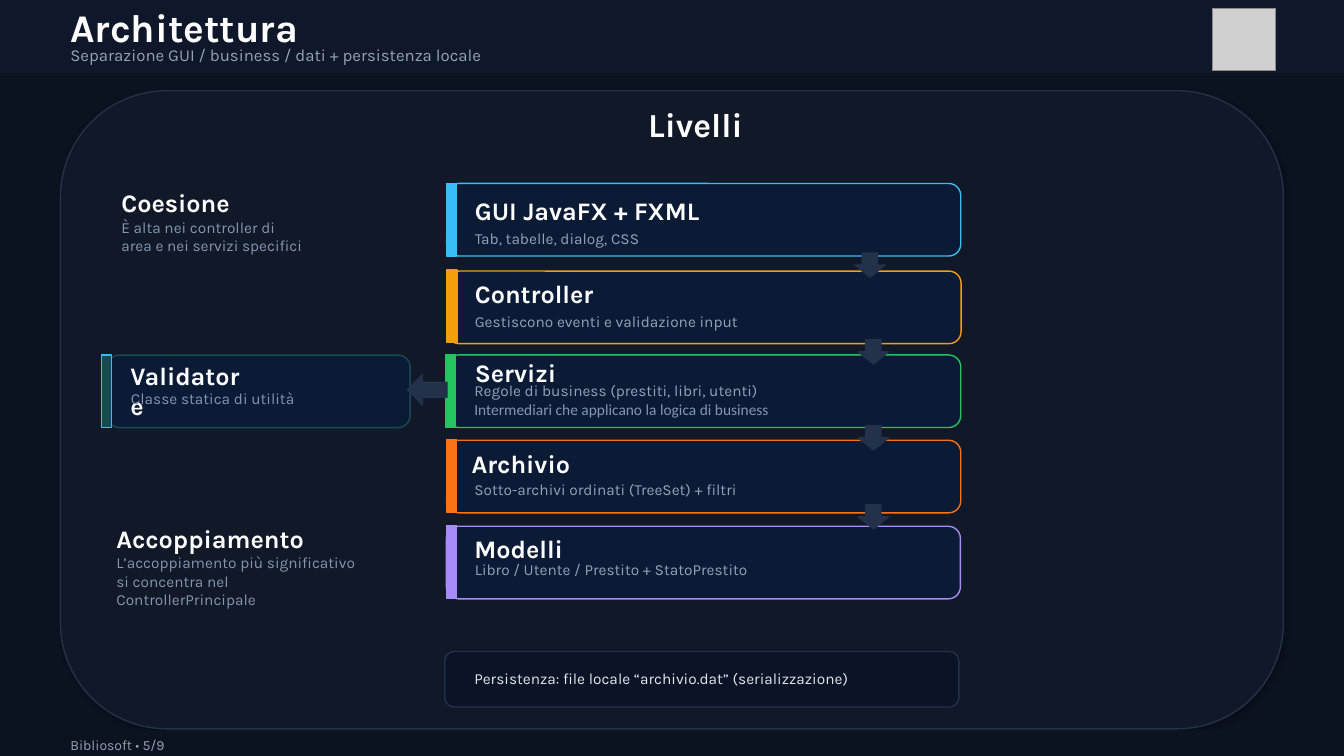
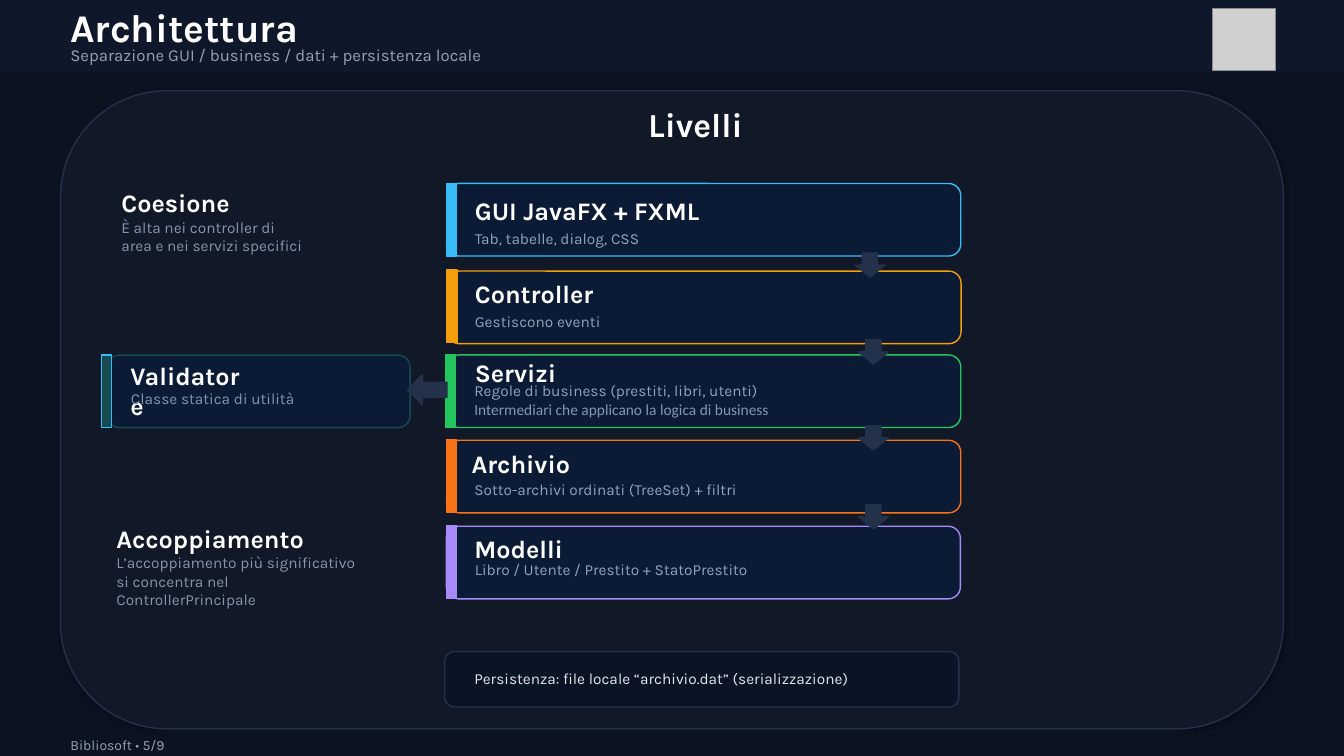
Before and after one commit to digregoriomario/bibliosoft, a slide deck: slide 5 of presentazione_bibliosoft.pptx. Drawn at 1344x756 pixels with LibreOffice and Linux fonts; fonts in the diff are those of the drawing; grey boxes stand for pictures. Boxes give left, top, right and bottom in pixels: in the first picture for what was removed or moved away, otherwise in the second. Text is boxed around its words. In the diff, an @@ line names an element or a change of style, - is before the commit and + after.

Commit message:
Versione da presentare

```diff
--- a/presentazione_bibliosoft.pptx
+++ b/presentazione_bibliosoft.pptx
@@ text at [475, 316, 600, 327]: text changed @@
-Gestiscono eventi e validazione input
+Gestiscono eventi
```
